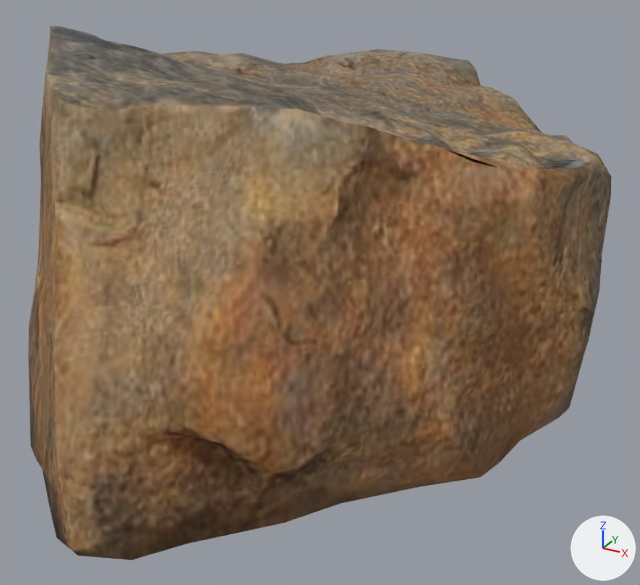
Two versions of the glTF model public/assets/beach/models/rock-block-lod0.glb, one commit apart.
One viewpoint serves both versions: a camera (50 mm lens) standing at (1.89, -3.23, 1.93) and looking at (0.25, -0.24, 0.43). Lighting does not change. The marker at lower right points along +X, +Y and +Z. The first picture is the older version.

Objects in the first picture: 'boulder_03_LOD0'.
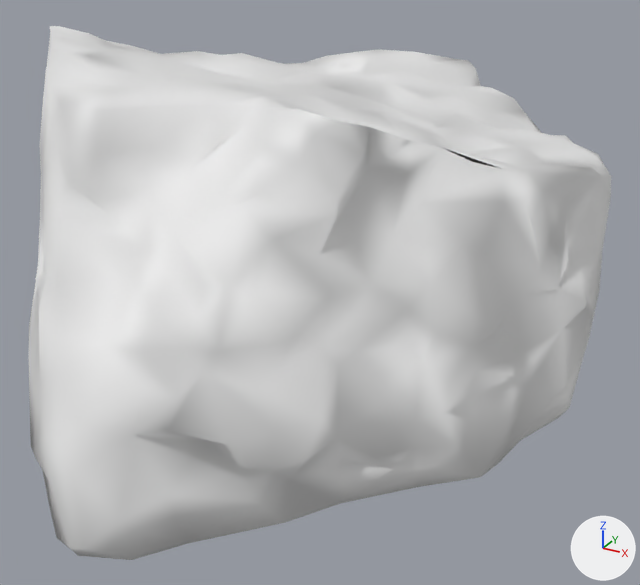
The change, as a list of edits to the scene's bpy script:
```text
Change me_realcap_model_2:
    where me_realcap_model_2.from_pydata(...)  # 648 vertices, 1291 faces; spans x -1.05..1.35, y -1.68..1.39, z -0.01..1.46
    remove me_realcap_model_2.materials.append(mat_boulder_03)
```

Location of each change, (x1, y1, x2, y2) in pixels of the pictures (640 x 585 px):
'boulder_03_LOD0', recoloured (brown to white): (28, 26, 611, 560) in both
